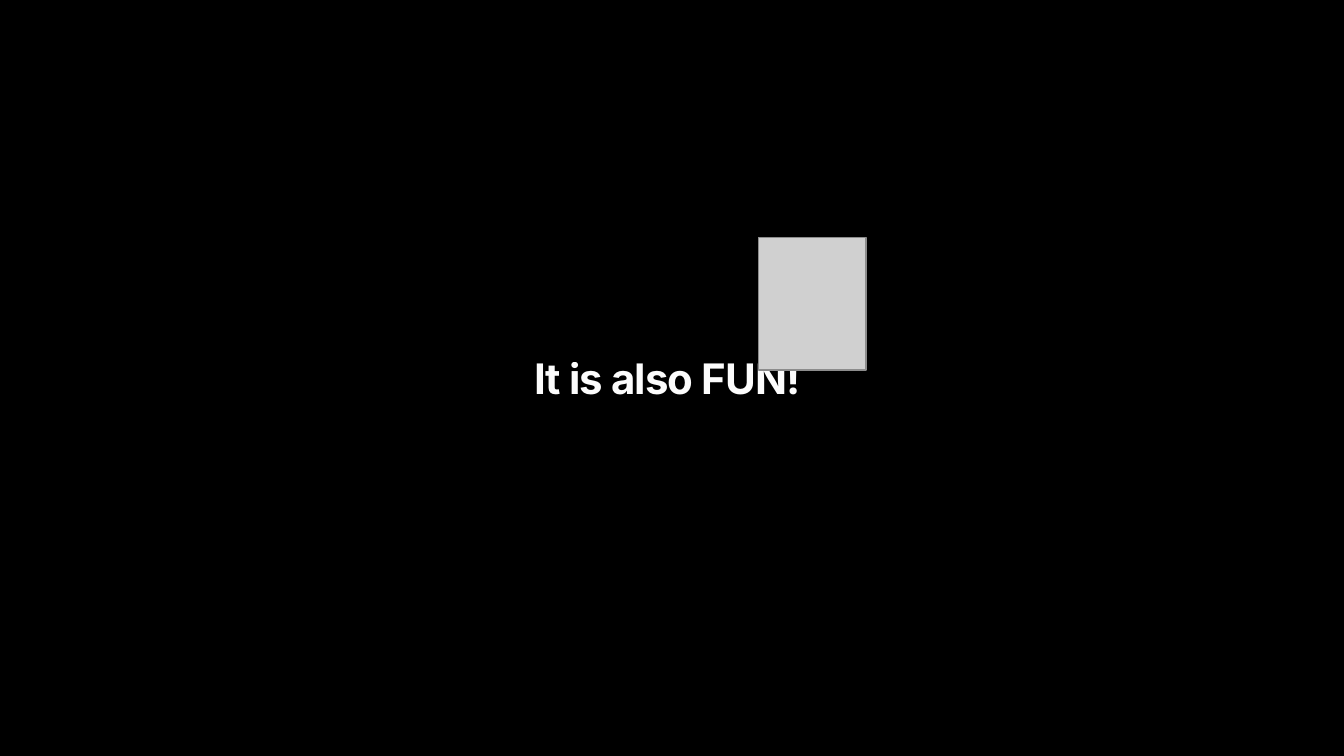
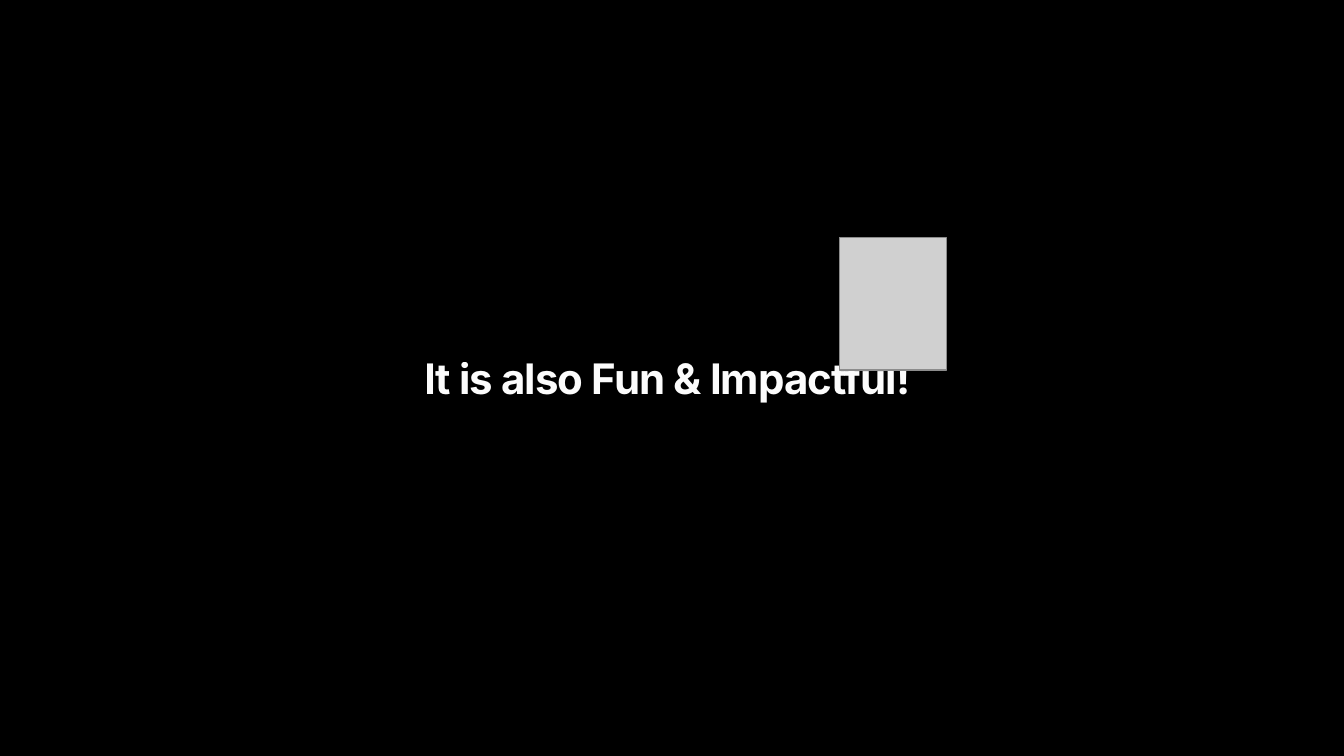
Before and after one commit to gamedevkfupm/swe402, a slide deck: slide 4 of course slides/ppt/Lec 1_ Introduction.pptx (slide 3 before the commit). Drawn at 1344x756 pixels with LibreOffice and Linux fonts; fonts in the diff are those of the drawing; grey boxes stand for pictures. Boxes give left, top, right and bottom in pixels: in the first picture for what was removed or moved away, otherwise in the second. Text is boxed around its words. In the diff, an @@ line names an element or a change of style, - is before the commit and + after.

```diff
--- a/course slides/ppt/Lec 1_ Introduction.pptx
+++ b/course slides/ppt/Lec 1_ Introduction.pptx
@@ picture: place and size @@
-picture at (758, 238, 866, 370)
+picture at (839, 238, 946, 370)
@@ text at (424, 359, 911, 403): text changed @@
-It is also FUN!
+It is also Fun & Impactful!
```
Also in this commit, not shown: 1 other slide changed, 2 slides added.
